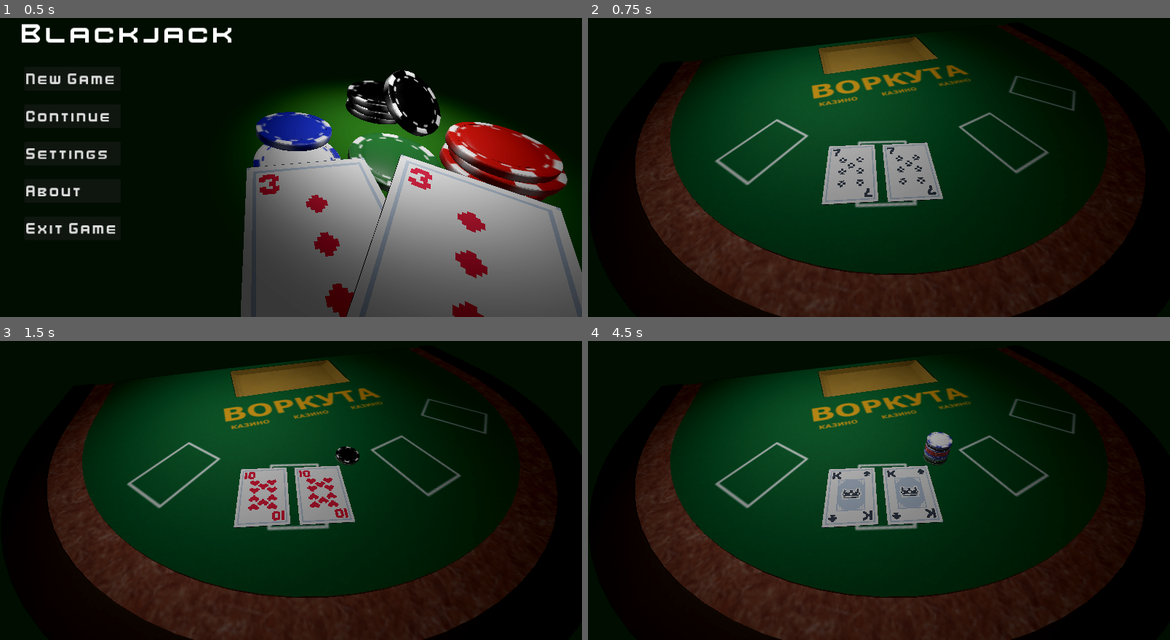
Above: before the commit, frames 1-4 (two rows, left to right).
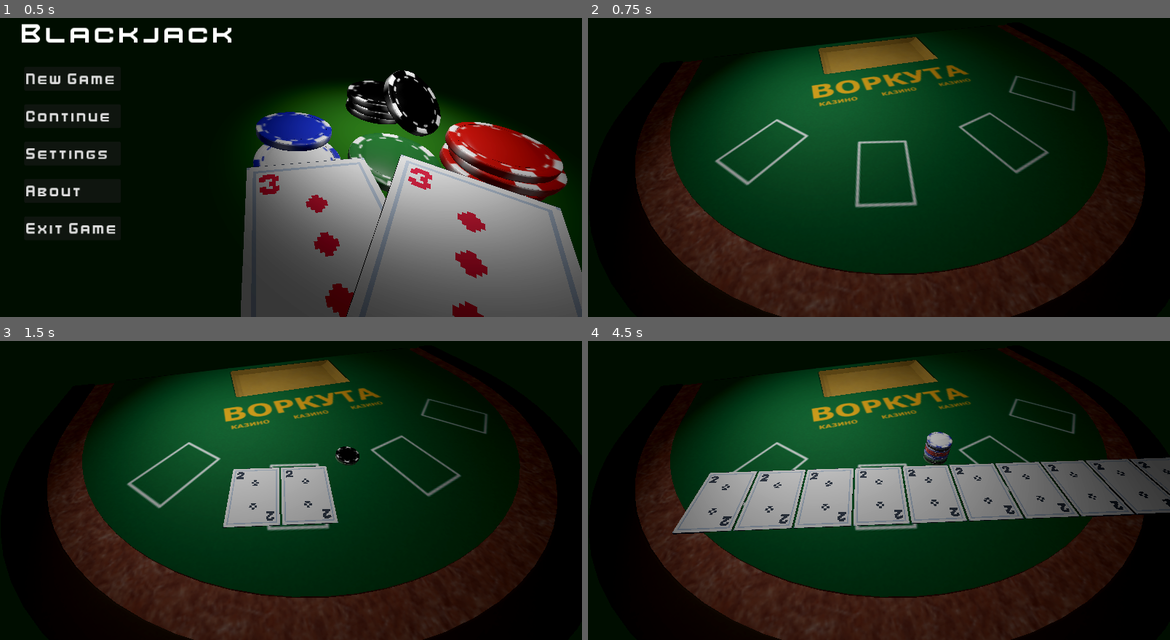
Above: after the commit, the same moments.

Repository: eyezayugh/blackjack_godot
Game: Godot game, scene res://Scene/menu/main_menu.tscn
Two runs of this game, one before a commit and one after it. Both use one fixed random seed, a clock stepped at 60 frames per second and the inputs below.
Inputs:
- Up to frame 1 (0.5 s): no input
- Up to frame 2 (0.75 s): click "New Game" at 0.5 s
- Up to frame 3 (1.5 s): tap Enter (ui_accept) at 1.25 s; hold Enter (ui_accept) from 1.28 s (still down)
- Up to frame 4 (4.5 s): release Enter (ui_accept) at 2.03 s; tap Enter (ui_accept) at 2.1, 2.27, 2.57, 3.6, 3.77, 4.07 s; hold Enter (ui_accept) 2.78-3.53 s; hold Enter (ui_accept) from 4.28 s (still down)

Frame 1 is identical in both runs. In frame 2, 3.3% of the frame differs, in the area x 14-62%, y 29-63%; in frame 3, 2.0%; in frame 4, 13%, in the area x 14-100%, y 29-65%.

Commit message:
starting on the card stack scene

Diff:
--- a/BlackJack - Game/Scene/game/game.tscn
+++ b/BlackJack - Game/Scene/game/game.tscn
@@ -1,8 +1,8 @@
 [gd_scene load_steps=7 format=3 uid="uid://becpiid6dsntd"]
 
 [ext_resource type="PackedScene" uid="uid://3n6c6fnx4nbg" path="res://BlackJack - Assests/Models/table_fixed/table.tscn" id="1_4qrv4"]
-[ext_resource type="PackedScene" uid="uid://cuyfnh1c3houe" path="res://Scene/game/objects/card.tscn" id="2_cumac"]
 [ext_resource type="PackedScene" uid="uid://cofveavykgk53" path="res://Scene/game/objects/chips.tscn" id="3_6ajob"]
+[ext_resource type="PackedScene" uid="uid://bsnbgtux6v7ug" path="res://Scene/game/objects/card_stack.tscn" id="3_hsdpq"]
 
 [sub_resource type="Environment" id="Environment_m1nbp"]
 background_mode = 1
@@ -30,7 +30,7 @@
 mesh = SubResource("BoxMesh_27uva")
 
 [node name="SpotLight3D" type="SpotLight3D" parent="stage"]
-transform = Transform3D(0.929384, 0.3396, 0.144628, 0.0268598, -0.453007, 0.891103, 0.368136, -0.824292, -0.430139, -5.77182, 94.6645, -23.7329)
+transform = Transform3D(0.929384, 0.3396, 0.144628, 0.0268598, -0.453007, 0.891103, 0.368136, -0.824292, -0.430139, -5.77182, 85.9391, -23.7329)
 light_energy = 16.0
 spot_range = 77.2045
 spot_angle = 59.3248
@@ -40,11 +40,8 @@
 [node name="Camera3D" type="Camera3D" parent="."]
 transform = Transform3D(-0.275637, 0.725473, -0.630644, 2.28825e-16, 0.656059, 0.754709, 0.961262, 0.208026, -0.180834, -46.97, 78.08, -15.22)
 
-[node name="card" parent="." instance=ExtResource("2_cumac")]
-transform = Transform3D(0.0647069, 7.96042e-17, 0.292939, 1.04636e-16, 0.3, -1.04636e-16, -0.292939, 1.24742e-16, 0.0647069, -27.7718, 52.3, -14.013)
-
-[node name="card2" parent="." instance=ExtResource("2_cumac")]
-transform = Transform3D(0.0649319, 7.95084e-17, 0.292889, 1.04636e-16, 0.3, -1.04636e-16, -0.292889, 1.24803e-16, 0.0649319, -29.7994, 52.3, -5.52073)
-
 [node name="Chips" parent="." instance=ExtResource("3_6ajob")]
 transform = Transform3D(2, 0, 0, 0, 2, 0, 0, 0, 2, -23.9424, 52.3, 1.44585)
+
+[node name="CardStack" parent="." instance=ExtResource("3_hsdpq")]
+transform = Transform3D(-0.069392, 0, -0.291864, 0, 0.3, 0, 0.291864, 0, -0.0693919, -27.9407, 52.3, -13.133)
--- a/BlackJack - Game/Scene/game/objects/card.tscn
+++ b/BlackJack - Game/Scene/game/objects/card.tscn
@@ -1,6 +1,6 @@
 [gd_scene load_steps=8 format=3 uid="uid://cuyfnh1c3houe"]
 
-[ext_resource type="Script" path="res://scripts/game/card.gd" id="1_al787"]
+[ext_resource type="Script" path="res://scripts/game/objects/card.gd" id="1_jjxeo"]
 [ext_resource type="Texture2D" uid="uid://bftgmsv81ocs6" path="res://BlackJack - Assests/textures/cards/card_clubs_02.png" id="2_08c0c"]
 [ext_resource type="Texture2D" uid="uid://b2ftrbk1xdpp" path="res://BlackJack - Assests/textures/cards/card_back.png" id="3_d1vc8"]
 
@@ -29,7 +29,7 @@
 size = Vector3(25, 0.95, 35)
 
 [node name="card" type="Node3D"]
-script = ExtResource("1_al787")
+script = ExtResource("1_jjxeo")
 
 [node name="front" type="MeshInstance3D" parent="."]
 mesh = SubResource("BoxMesh_u3wl5")
--- /dev/null
+++ b/BlackJack - Game/Scene/game/objects/card_stack.tscn
@@ -0,0 +1,8 @@
+[gd_scene load_steps=2 format=3 uid="uid://bsnbgtux6v7ug"]
+
+[ext_resource type="Script" path="res://scripts/game/objects/card_stack.gd" id="1_cs5dk"]
+
+[node name="CardStack" type="Node3D"]
+script = ExtResource("1_cs5dk")
+
+[node name="cards" type="Node3D" parent="."]
--- a/BlackJack - Game/Scene/game/objects/chips.tscn
+++ b/BlackJack - Game/Scene/game/objects/chips.tscn
@@ -1,7 +1,7 @@
 [gd_scene load_steps=2 format=3 uid="uid://cofveavykgk53"]
 
-[ext_resource type="Script" path="res://scripts/game/chips.gd" id="1_nexn3"]
+[ext_resource type="Script" path="res://scripts/game/objects/chips.gd" id="1_ob8fd"]
 
 [node name="Chips" type="Node3D"]
 transform = Transform3D(1, 0, 0, 0, 1, 0, 0, 0, 1, 0, 0.087449, 0)
-script = ExtResource("1_nexn3")
+script = ExtResource("1_ob8fd")
--- a/BlackJack - Game/scripts/game/card.gd
+++ b/BlackJack - Game/scripts/game/objects/card.gd
@@ -10,7 +10,6 @@
 @onready var front = $front
 
 func set_card(id):
-
 	var image = load(card_textures[id]);
 	var material_one = front.mesh.get_material();
 	var new_material = material_one.duplicate();
--- /dev/null
+++ b/BlackJack - Game/scripts/game/objects/card_stack.gd
@@ -0,0 +1,23 @@
+extends Node3D
+
+var card_scene = preload("res://Scene/game/objects/card.tscn")
+
+var current_x_offset = 0.0;
+var x_step = 26
+
+var amount_off_card = 0.0
+
+func _input(event):
+	if event.is_action_pressed("ui_accept"):
+		add_card(0);
+
+func add_card(id):
+	var new_card = card_scene.instantiate()
+
+	new_card.transform.origin.x = current_x_offset
+	current_x_offset += x_step
+
+	$cards.add_child(new_card)
+
+	new_card.set_card(id)
+	$cards.transform.origin.x = -(current_x_offset-x_step)/3.5
Renamed: BlackJack - Game/scripts/game/chips.gd -> BlackJack - Game/scripts/game/objects/chips.gd
